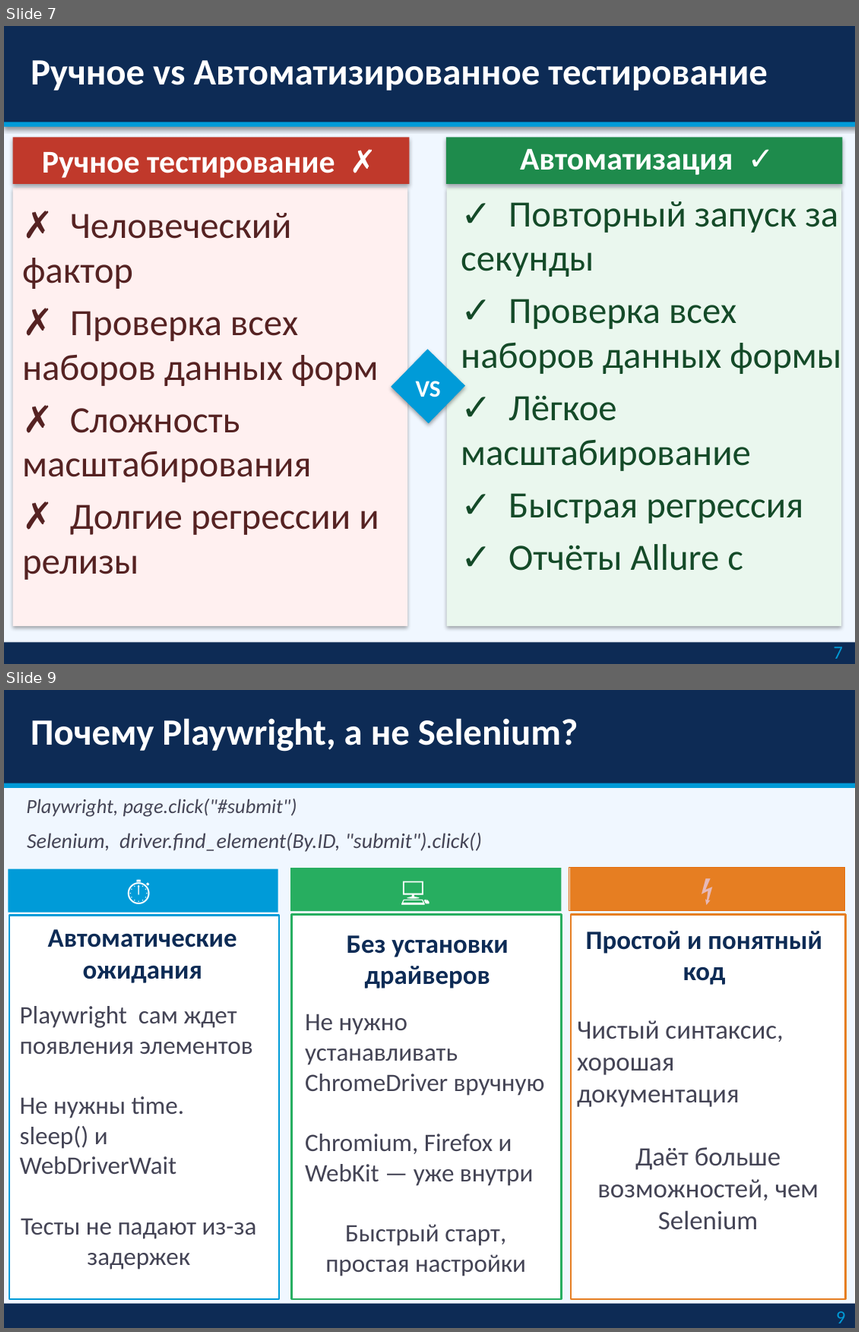
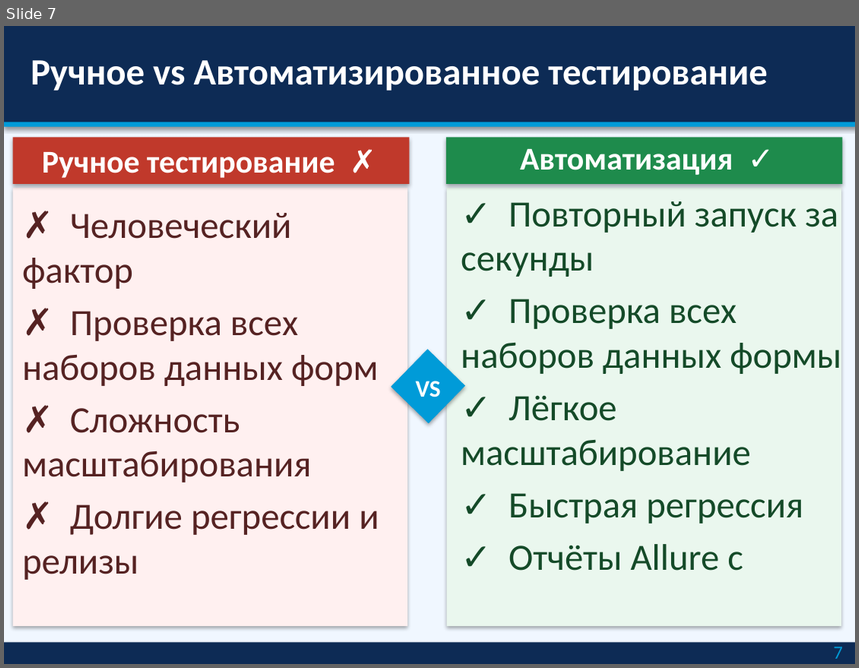
Before and after one commit to A-nastasia627/Diplom, a slide deck: Презентация_Шавалеева_Python_QA .pptx. Shown one above the other, each under a label of ours: slides 7 and 9 before the commit, slide 7 after it; the slides between them are not shown. The pictures are 859x1332 and 859x668 pixels, drawn with LibreOffice and Linux fonts; fonts in the diff are those of the drawing. Boxes give left, top, right and bottom in pixels: in the first picture for what was removed or moved away, otherwise in the second. Text is boxed around its words. In the diff, an @@ line names an element or a change of style, - is before the commit and + after.

```diff
--- a/Презентация_Шавалеева_Python_QA .pptx
+++ b/Презентация_Шавалеева_Python_QA .pptx
@@ slide 9 removed at [4,690,855,1328], background #FFFFFF @@
@@ rectangle removed at [4,690,855,783] @@
@@ text removed at [31,718,579,752] @@
-Почему Playwright, а не Selenium?
@@ rectangle removed at [4,749,854,1305] @@
@@ rectangle removed at [4,783,855,788] @@
@@ text removed at [26,799,297,817] @@
-Playwright, page.click("#submit")
@@ text removed at [27,833,482,852] @@
-Selenium, driver.find_element(By.ID, "submit").click()
@@ text removed at [7,869,272,913] @@
-⏱
@@ rectangle removed at [8,869,278,913] @@
@@ rectangle removed at [291,869,563,911] @@
@@ text removed at [291,869,541,913] @@
-💻
@@ rectangle removed at [570,868,845,911] @@
-⚡
@@ rectangle removed at [571,868,845,910] @@
@@ rectangle removed at [10,915,280,1300] @@
@@ rectangle removed at [291,914,561,1300] @@
@@ rectangle removed at [572,915,847,1301] @@
@@ text removed at [48,929,237,983] @@
-Автоматические ожидания
@@ text removed at [347,935,508,989] @@
-Без установки драйверов
@@ text removed at [586,931,823,985] @@
-Простой и понятный код
@@ text removed at [20,1006,257,1270] @@
-Playwright сам ждет появления элементов
-Не нужны time. sleep() и WebDriverWait
-Тесты не падают из-за задержек
@@ text removed at [305,1014,545,1277] @@
-Не нужно устанавливать ChromeDriver вручную
-Chromium, Firefox и WebKit — уже внутри
-Быстрый старт, простая настройки
@@ text removed at [577,1021,819,1230] @@
-Чистый синтаксис, хорошая документация
-Даёт больше возможностей, чем Selenium
@@ rectangle removed at [4,1305,855,1328] @@
@@ text removed at [836,1312,845,1324] @@
-9
```
Also in this commit, not shown: 9 slides changed, 2 other files.
